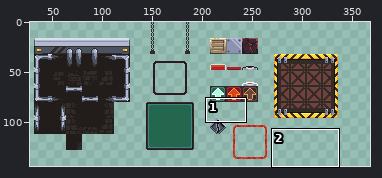
Pixel-art file -- Assets/Art/Aseprite/factory-tileset.aseprite. Above: a wide view before the commit, with the close-up outlined.
Close-up. As it was:
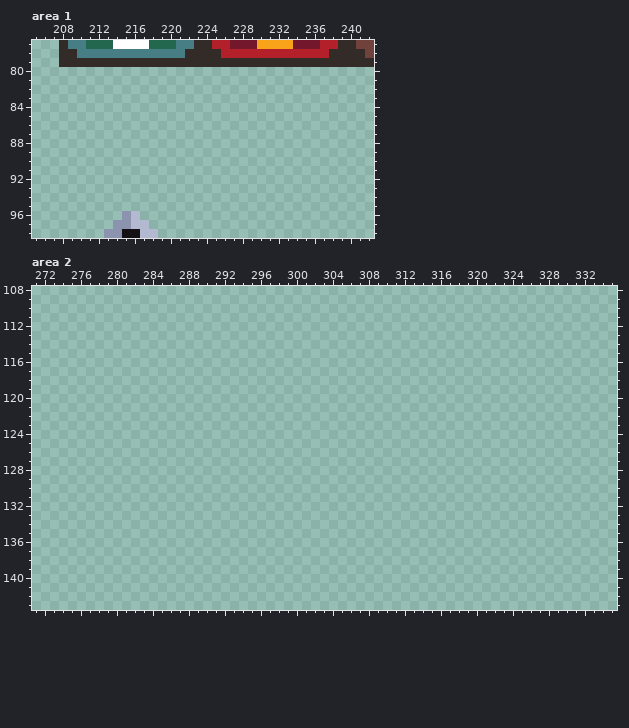
368x144 pixels, 1 frame. Shown: area 1: x 205..242, y 77..98; area 2: x 271..335, y 108..143. The wide view leaves out empty margins. The commit also changed other parts of the picture, which this record leaves out.
New version:
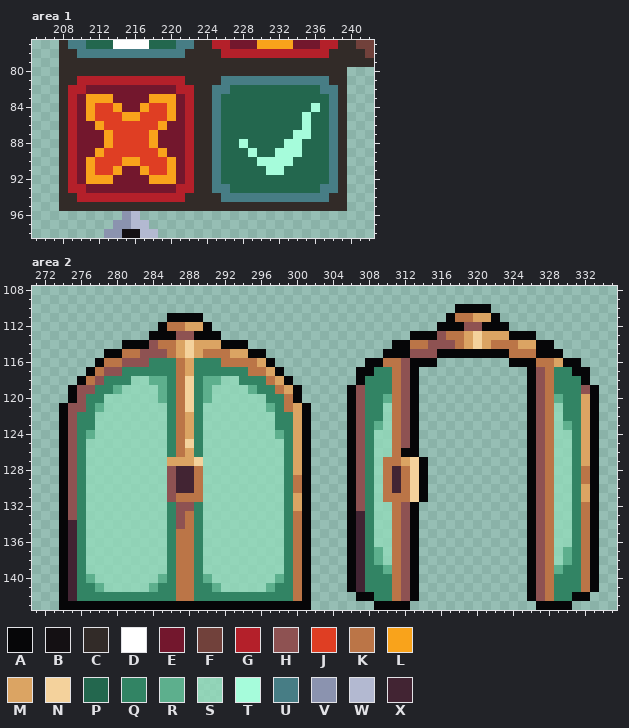
Palette (. is transparent): A #060608  B #141013  C #322b28  D #ffffff  E #73172d  F #71413b  G #b4202a  H #8e5252  J #df3e23  K #bb7547  L #f9a31b  M #dba463  N #f4d29c  P #23674e  Q #328464  R #5daf8d  S #92dcbac4  T #a6fcdb  U #477d85  V #8b93af  W #b3b9d1  X #422433
Diff:
Changed rows in their new state; - is an unchanged pixel.
Area 1, layer "Foreground Tileset":
first column x 208:
80 CCCCCCCCCCCCCCCCCCCCCCCCCCCCCCCC
81 CCGGGGGGGGGGGGCCCCUUUUUUUUUUUUCC
82 CGGEEEEEEEEEEGGCCUUPPPPPPPPPPUUC
83 CGELLLEEEELLLEGCCUPPPPPPPPPPPPUC
84 CGELJJLEELJJLEGCCUPPPPPPPPPPTPUC
85 CGELJJJLLJJJLEGCCUPPPPPPPPPTPPUC
86 CGEELJJJJJJLEEGCCUPPPPPPPPPTPPUC
87 CGEEELJJJJLEEEGCCUPPPPPPPPTTPPUC
88 CGEEELJJJJLEEEGCCUPPTPPPPTTPPPUC
89 CGEELJJJJJJLEEGCCUPPPTPPTTTPPPUC
90 CGELJJJLLJJJLEGCCUPPPPTTTTPPPPUC
91 CGELJJLEELJJLEGCCUPPPPPTTPPPPPUC
92 CGELLLEEEELLLEGCCUPPPPPPPPPPPPUC
93 CGGEEEEEEEEEEGGCCUUPPPPPPPPPPUUC
94 CCGGGGGGGGGGGGCCCCUUUUUUUUUUUUCC
95 CCCCCCCCCCCCCCCCCCCCCCCCCCCCCCCC
Area 2, layer "Foreground Tileset":
first column x 274:
110 --------------------------------------------AAAA------------
111 ------------AAAA---------------------------AKKMMA-----------
112 -----------AKKMMA-------------------------AAAHHAAA----------
113 ----------AAAHHAAA---------------------AAAHKKMNMMMAAA-------
114 -------AAAHKKMNMMMAAA----------------AAKKHHHKMNMKKKMMAA-----
115 -----AAKKHHHKMNMKKKMMAA-------------AAAHHHAAAAAAAAKKKAAA----
116 ----AKKHHHQQQKMQQQKKKKMA----------AAKKHAAA--------AAAKKMAA--
117 ---AKHHQQQQQQKMQQQQQQKKMA--------AAQQKHA------------AHKQQAA-
118 --AKHQQQSSRRQKNQRRSSQQQKMA-------AQQQKHA------------AHKQQQA-
119 -AHHQQRSSSSRQKNQRSSSSRQQKMA-----AHQQQKHA------------AHKQQQHA
120 -AHQQSSSSSSRQKNQRSSSSSSQQKA-----AHQQRKHA------------AHKRQQMA
121 AHHQRSSSSSSSQKNQSSSSSSSRQKMA----AHQQSKHA------------AHKSQQMA
122 AHQQSSSSSSSSQKMQSSSSSSSSQQMA----AHQQSKHA------------AHKSQQMA
123 AHQQSSSSSSSSQKMQSSSSSSSSQQMA----AHQRSKHA------------AHKSRQMA
124 AHQRSSSSSSSSQKMQSSSSSSSSRQMA----AHQSSKHA------------AHKSSQMA
125 AHQSSSSSSSSSQKNQSSSSSSSSSQMA----AHQSSKHA------------AHKSSQMA
126 AHQSSSSSSSSSQKMQSSSSSSSSSQMA----AHQSSKAA------------AHKSSQMA
127 AHQSSSSSSSSSMMMNSSSSSSSSSQMA----AHQSKKMNA-----------AHKSSQMA
128 AHQSSSSSSSSSHXXKSSSSSSSSSQMA----AHQSKXKNA-----------AHKSSQKA
129 AHQSSSSSSSSSHXXKSSSSSSSSSQKA----AHQSKXKNA-----------AHKSSQKA
130 AHQSSSSSSSSSHXXKSSSSSSSSSQKA----AHQSKXKNA-----------AHKSSQMA
131 AHQSSSSSSSSSHKKKSSSSSSSSSQMA----AHQSKKKNA-----------AHKSSQMA
132 AHQSSSSSSSSSQHHQSSSSSSSSSQMA----AHQSSKHA------------AHKSSQKA
133 AHQSSSSSSSSSQHKQSSSSSSSSSQKA----AXQSSKHA------------AHKSSQKA
134 AXQSSSSSSSSSQHKQSSSSSSSSSQKA----AXQSSKHA------------AHKSSQKA
135 AXQSSSSSSSSSQKKQSSSSSSSSSQKA----AXQSSKHA------------AHKSSQKA
136 AXQSSSSSSSSSQKKQSSSSSSSSSQKA----AXQSSKHA------------AHKSSQKA
137 AXQSSSSSSSSSQKKQSSSSSSSSSQKA----AXQRSKHA------------AHKSRQKA
138 AXQSSSSSSSSSQKKQSSSSSSSSSQKA----AXQRSKHA------------AHKSRQKA
139 AXQSSSSSSSSSQKKQSSSSSSSSSQKA----AXQQRKHA------------AHKRQQKA
140 AXQRSSSSSSSRQKKQRSSSSSSSRQKA----AXQQQKHA------------AHKQQQKA
141 AXQQRSSSSSRQQKKQQRSSSSSRQQKA----AXQQQKHA------------AHKQQQKA
142 AXQQQQQQQQQQQKKQQQQQQQQQQQKA-----AAQQKHA------------AHKQQAA-
143 AAAAAAAAAAAAAAAAAAAAAAAAAAAA-------AAAA--------------AAAA---
